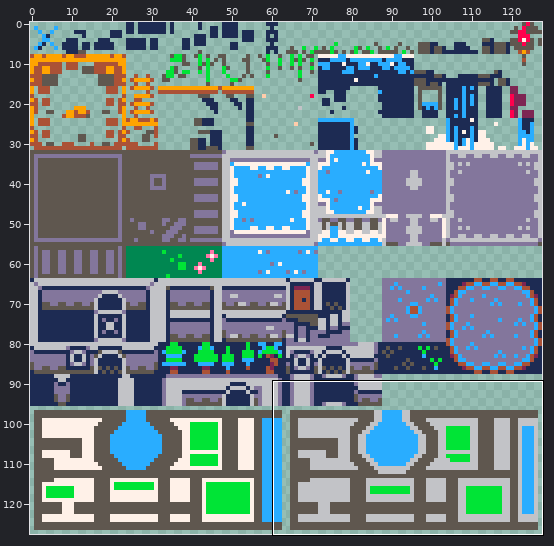
Edited in one commit: sprite sheet (map.png). The picture above shows the old version from afar; the outline marks the close-up.
Close-up. The starting point:
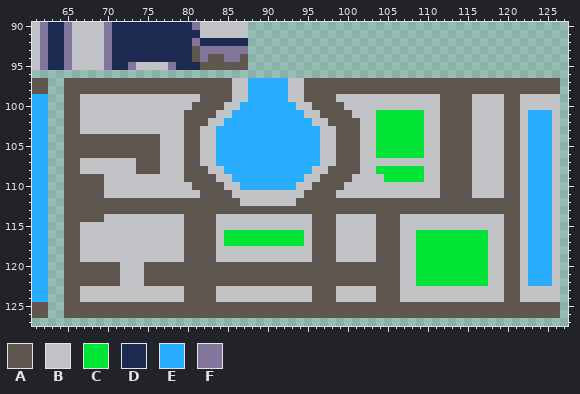
The file is 128x128 pixels. Shown: x 61..127, y 90..127.
Palette (. is transparent): A #5f574f  B #c2c3c7  C #00e436  D #1d2b53  E #29adff  F #83769c
Pixels before (only the part around the change), first column x 61:
 93 BFDDFBBBBFDDDDDDDDDDAFFFFFF........................................
 94 BFDDFBBBBFDDDDDDDDDDAFAAFFA........................................
 95 BFDDFBBBBFDDFBBBBFDDDAAAAAA........................................
 96 ...................................................................
 97 AA..AAAAAAAAAAAAAAAAAAAAABBEEEEEBBAAAAAAAAAAAAAAAAAAAAAAAAAAAAAAAA.
 98 AA..AAAAAAAAAAAAAAAAAAAAABBEEEEEBBAAAAAAAAAAAAAAAAAAAAAAAAAAAAAAAA.
 99 EE..AABBBBBBBBBBBBBBBAAAABBEEEEEBBAAAABBBBBBBBBBBBBAAAABBBBAABBBBB.
100 EE..AABBBBBBBBBBBBBBAAAABBEEEEEEEBBAAAABBBBBBBBBBBBAAAABBBBAABBBBB.
101 EE..AABBBBBBBBBBBBBAAAABBEEEEEEEEEBBAAAABBBCCCCCCBBAAAABBBBAABEEEB.
102 EE..AABBBBBBBBBBBBBAAABBEEEEEEEEEEEBBAAAABBCCCCCCBBAAAABBBBAABEEEB.
103 EE..AABBBBBBBBBBBBBAABBEEEEEEEEEEEEEBBAAABBCCCCCCBBAAAABBBBAABEEEB.
104 EE..AAAAAAAAAAAABBBAABBEEEEEEEEEEEEEBBAAABBCCCCCCBBAAAABBBBAABEEEB.
105 EE..AAAAAAAAAAAABBBAABBEEEEEEEEEEEEEBBAAABBCCCCCCBBAAAABBBBAABEEEB.
106 EE..AAAAAAAAAAAABBBAABBEEEEEEEEEEEEEBBAAABBCCCCCCBBAAAABBBBAABEEEB.
107 EE..AABBBBBBBAAABBBAABBEEEEEEEEEEEEEBBAAABBBBBBBBBBAAAABBBBAABEEEB.
108 EE..AABBBBBBBAAABBBAAABBEEEEEEEEEEEBBAAAABBCCCCCCBBAAAABBBBAABEEEB.
109 EE..AAAAABBBBBBBBBBAAAABBEEEEEEEEEBBAAAABBBBCCCCCBBAAAABBBBAABEEEB.
110 EE..AAAAABBBBBBBBBBBAAAABBEEEEEEEBBAAAABBBBBBBBBBBBAAAABBBBAABEEEB.
111 EE..AAAAABBBBBBBBBBBBAAAABBBBBBBBBAAAABBBBBBBBBBBBBAAAABBBBAABEEEB.
112 EE..AAAAAAAAAAAAAAAAAAAAAABBBBBBBAAAAAAAAAAAAAAAAAAAAAAAAAAAABEEEB.
113 EE..AAAAAAAAAAAAAAAAAAAAAAAAAAAAAAAAAAAAAAAAAAAAAAAAAAAAAAAAABEEEB.
114 EE..AAAAABBBBBBBBBBAAAABBBBBBBBBBBBAAABBBBBAAABBBBBBBBBBBBBAABEEEB.
115 EE..AABBBBBBBBBBBBBAAAABBBBBBBBBBBBAAABBBBBAAABBBBBBBBBBBBBAABEEEB.
116 EE..AABBBBBBBBBBBBBAAAABCCCCCCCCCCBAAABBBBBAAABBCCCCCCCCCBBAABEEEB.
117 EE..AABBBBBBBBBBBBBAAAABCCCCCCCCCCBAAABBBBBAAABBCCCCCCCCCBBAABEEEB.
118 EE..AABBBBBBBBBBBBBAAAABBBBBBBBBBBBAAABBBBBAAABBCCCCCCCCCBBAABEEEB.
119 EE..AABBBBBBBBBBBBBAAAABBBBBBBBBBBBAAABBBBBAAABBCCCCCCCCCBBAABEEEB.
120 EE..AAAAAAABBBAAAAAAAAAAAAAAAAAAAAAAAAAAAAAAAABBCCCCCCCCCBBAABEEEB.
121 EE..AAAAAAABBBAAAAAAAAAAAAAAAAAAAAAAAAAAAAAAAABBCCCCCCCCCBBAABEEEB.
122 EE..AAAAAAABBBAAAAAAAAAAAAAAAAAAAAAAAAAAAAAAAABBCCCCCCCCCBBAABEEEB.
123 EE..AABBBBBBBBBBBBBAAAABBBBBBBBBBBBAAABBBBBAAABBBBBBBBBBBBBAABBBBB.
124 EE..AABBBBBBBBBBBBBAAAABBBBBBBBBBBBAAABBBBBAAABBBBBBBBBBBBBAABBBBB.
125 AA..AAAAAAAAAAAAAAAAAAAAAAAAAAAAAAAAAAAAAAAAAAAAAAAAAAAAAAAAAAAAAA.
126 AA..AAAAAAAAAAAAAAAAAAAAAAAAAAAAAAAAAAAAAAAAAAAAAAAAAAAAAAAAAAAAAA.
127 ...................................................................
Once edited:
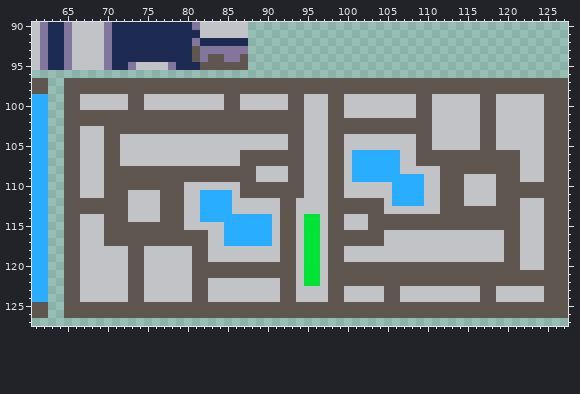
Changes in this commit:
Changed rows in their new state; - is an unchanged pixel.
first column x 67:
 97 -------------------AAAAAAAAA--------------------------------A
 98 -------------------AAAAAAAAA--------------------------------A
 99 ------AA-------BBB-A-BBBBBAABBB-A---------AA-BBBB-AA-BB---AAA
100 ------AA------BBBBAABBBBBBAA-BB-----------AA-BBBB-AA-BB---AAA
101 AAAAAAAAAAAAA----AAAAAAAAAAA--B--B---BBBBBAA-BBBB-AA-BB-BBAAA
102 AAAAAAAAAAAAA---AAAAAAAAAAAAB------AAAAAAAAA-BBBB-AA-BB-BBAAA
103 ---AAAAAAAAAA--AAAAAAAAAAAAABB-A---AAAAAAAAA-BBBB-AA-BB-BBAAA
104 BBB--BBBBB---BB--BBBBBBBBBAABB-A-BB--BBBBBAA-BBBB-AA-BB-BBAAA
105 BBB--BBBBB---BB--BBBBBBBBBAABB-A-BB--BBBBBAA-BBBB-AA-BB-BBAAA
106 BBB--BBBBB---BB--BBBAAAAAAAABB-A-BEEEEEEBBAAA----AAAA---BBAAA
107 ---AA--BBB---BB--BBBAAAAAAAABB-A-BEEEEEE--AAA----AAAA---BBAAA
108 ---AAAA---AAA---AAAAAABBBBAAB----BEEEEEEBBB------AAAA---BBAAA
109 BBBAAAAAAAAAA----AAAAABBBBAA--B--BEEEEEEEEE-----B---A---BBAAA
110 BBBAAAAAAAAAA-BBBB--AAAAAAAA-BB--------EEEE-----B---A--AAAAAA
111 BBBAAA----AAA--EEEE-AAAAAAAABBB-A------EEEE-----B---A--AAAAAA
112 ------BBBB---BBEEEEB-----AABBBB-------BEEEEBB---BBBB----BBAAA
113 ------BBBB---BBEEEEBBBBBB--BBBB-------BBBBBBB-----------BBAAA
114 BBBAAA----AAABBEEEEEEEEE-AA-CCB-A---A---AAAAAAAAAAAAA---BBAAA
115 ---AAAAAAAAAABBBB-EEEEEE-AA-CCB-A---A---AAAAAAAAAAAAA---BBAAA
116 ---AAAAAAAAAA---B-EEEEEEBAABCCB-AAAAA-BB--BBBBBBBBB-----BBAAA
117 ---AAAAAAAAAA---B-EEEEEEBAABCCB-AAAAA-BB--BBBBBBBBB-----BBAAA
118 ------AA-----B--B--------AA-CCB-A----BBB--BBBBBBBBB-----BBAAA
119 ------AA-----B--B--------AA-CCB-A----BBB--BBBBBBBBB-----BBAAA
120 BBBBB-AABBBBBB-------------BCCB---------AAAAAAAAAAAAA---BBAAA
121 BBBBB-AABBBBBB-------------BCCB---------AAAAAAAAAAAAA--AAAAAA
122 BBBBB-AABBBBBB--BBBBBBBBB--BCCB---------AAAAAAAAAAAAA--AAAAAA
123 ------AA-----B--B--------AA--BB-A----B------------AA-BB---AAA
124 ------AA-----B--B--------AA--BB-A----B------------AA-BB---AAA
125 ------------------------------------------------------------A
126 ------------------------------------------------------------A
